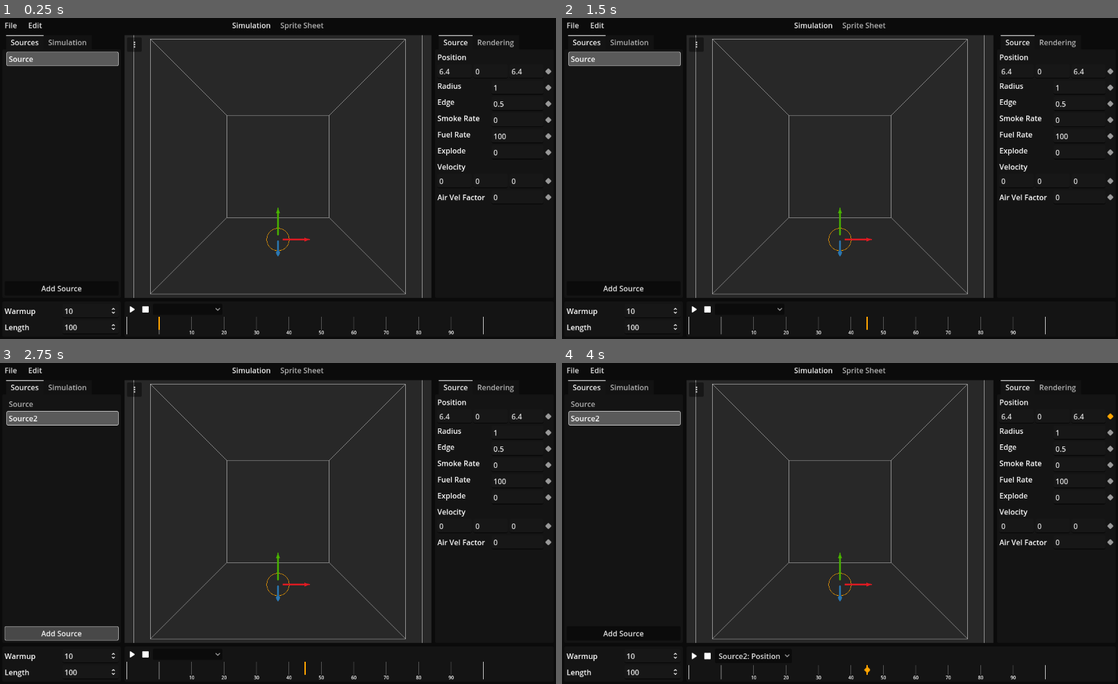
Above: before the commit, frames 1-4 (two rows, left to right).
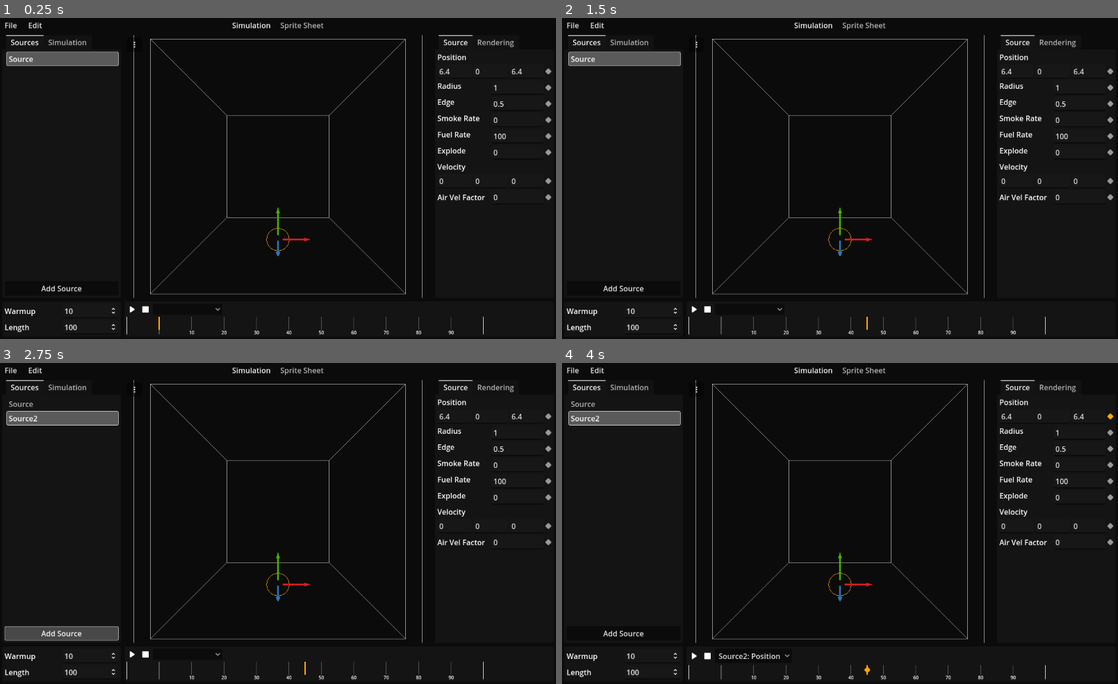
Above: after the commit, the same moments.

Repository: krokoschlange/Inferno3D
Game: Godot game, scene res://editor/main_editor.tscn
The game is run twice, just before and just after one commit, with the same random seed, the same clock (stepped at 60 frames per second) and the same inputs.
Inputs (mouse positions are in pixels of both pictures, inside the frame that each line leads up to):
- Up to frame 1 (0.25 s): no input
- Up to frame 2 (1.5 s): click (695, 310) at 0.5 s; click (695, 310) at 1.25 s
- Up to frame 3 (2.75 s): click "Add Source" at 2 s
- Up to frame 4 (4 s): click "⋮" at 2.75 s; click (1112, 417) at 3.5 s

The runs differ from the first frame. In frame 1, 44% of the frame differs, in the area x 22-78%, y 5-88%; in frame 2, 44%; in frame 3, 44%; in frame 4, 44%.
Error in both runs: Cannot call method 'sampler_create' on a null value. (res://simulation/fluids.gd:239)

Commit message:
add animation to render

Diff:
--- a/editor/main_editor.tscn
+++ b/editor/main_editor.tscn
@@ -529,6 +529,7 @@
 script = ExtResource("1_2jb7h")
 
 [node name="SubViewport" type="SubViewport" parent="MarginContainer/TabContainer/Simulation/Simulation/HSplitContainer/Control/SubViewportContainer"]
+transparent_bg = true
 handle_input_locally = false
 size = Vector2i(662, 568)
 render_target_update_mode = 4
--- a/editor/render_scene_vp.gd
+++ b/editor/render_scene_vp.gd
@@ -4,6 +4,9 @@
 @onready var render_scene: RenderScene = $SubViewport/RenderScene
 @onready var sub_viewport: SubViewport = $SubViewport
 @onready var viewport_options: ViewportOptions = $"../MarginContainer2/ViewportOptions"
+
+var preview: bool = false
+var render_mode: int = 0
 
 var render_resolution := Vector2i(128, 128):
 	set(value):
@@ -60,7 +63,9 @@
 	else:
 		stretch = true
 	#preview_check_box.set_pressed_no_signal(on)
+	set_render_mode(render_mode)
 	viewport_options.set_preview(on)
+	preview = on
 
 func set_pause(on: bool) -> void:
 	render_scene.pause_simulation(on)
@@ -71,3 +76,4 @@
 	var mask: int = base_mask | (1 << mode + 1)
 	sub_viewport.get_camera_3d().cull_mask = mask
 	viewport_options.set_render_mode(mode)
+	render_mode = mode
--- a/editor/sprite_sheet_generator.gd
+++ b/editor/sprite_sheet_generator.gd
@@ -24,6 +24,9 @@
 var processing: bool
 var skip_frame: int
 var grid_pos: Vector2i
+
+var was_preview: bool
+var was_at_frame: int
 
 @onready var grid_editor: Vector2iEditor = $"../../Container/MarginContainer/VBoxContainer/GridEditor"
 @onready var skip_editor: IntEditor = $"../../Container/MarginContainer/VBoxContainer/GridContainer/SkipEditor"
@@ -65,6 +68,8 @@
 
 func _process(delta: float) -> void:
 	if processing:
+		if AnimationHandler.current_frame < 0:
+			return
 		if skip_frame == 0:
 			copy_image()
 		skip_frame += 1
@@ -72,13 +77,15 @@
 			skip_frame = 0
 
 func generate() -> void:
+	was_preview = viewport.preview
+	was_at_frame = AnimationHandler.current_frame
 	viewport.set_preview(true)
 	viewport.set_pause(false)
 	resolution = viewport.render_resolution
 	skip_frames = skip_editor.value
 	grid = grid_editor.value
 	var total_res: Vector2i = resolution * grid
-	image = Image.create(total_res.x, total_res.y, false, Image.FORMAT_RGB8)
+	image = Image.create(total_res.x, total_res.y, false, Image.FORMAT_RGBA8)
 	albedo = Image.create(total_res.x, total_res.y, false, Image.FORMAT_RGBA8)
 	emission = Image.create(total_res.x, total_res.y, false, Image.FORMAT_RGB8)
 	normal = Image.create(total_res.x, total_res.y, false, Image.FORMAT_RGB8)
@@ -91,6 +98,8 @@
 
 	skip_frame = 0
 	grid_pos = Vector2i(0, 0)
+	AnimationHandler.playing = true
+	AnimationHandler.current_frame = -AnimationHandler.warmup
 	processing = true
 	smoke_sim.clear_simulation()
 	smoke_sim.run()
@@ -134,6 +143,9 @@
 		grid_pos.y += 1
 	if grid_pos.y >= grid.y:
 		processing = false
+		AnimationHandler.playing = false
+		AnimationHandler.current_frame = was_at_frame
+		viewport.set_preview(was_preview)
 		progress.end()
 
 
--- a/simulation/albedo_mat.tres
+++ b/simulation/albedo_mat.tres
@@ -18,6 +18,6 @@
 shader_parameter/ambient_light = Color(0.148438, 0.148438, 0.148438, 1)
 shader_parameter/light_samples = 50
 shader_parameter/light_step_size = 0.221702
-shader_parameter/frame_i = 550.0
-shader_parameter/density = SubResource("Texture3DRD_7bi2r")
+shader_parameter/frame_i = 71.0
+shader_parameter/density = SubResource("Texture3DRD_q3y5k")
 shader_parameter/blue_noise = ExtResource("3_2gcc7")
--- a/simulation/emission_mat.tres
+++ b/simulation/emission_mat.tres
@@ -18,9 +18,9 @@
 shader_parameter/samples = 500
 shader_parameter/step_size = 0.0443405
 shader_parameter/scatter_factor = 0.5
-shader_parameter/frame_i = 306.0
-shader_parameter/density = SubResource("Texture3DRD_7bi2r")
-shader_parameter/fuel = SubResource("Texture3DRD_1vjs4")
-shader_parameter/temperature = SubResource("Texture3DRD_0c5tn")
+shader_parameter/frame_i = 71.0
+shader_parameter/density = SubResource("Texture3DRD_q3y5k")
+shader_parameter/fuel = SubResource("Texture3DRD_grq88")
+shader_parameter/temperature = SubResource("Texture3DRD_5m484")
 shader_parameter/blackbody_lut = ExtResource("2_x3d3a")
 shader_parameter/blue_noise = ExtResource("3_7j632")
--- a/simulation/normal_mat.tres
+++ b/simulation/normal_mat.tres
@@ -14,6 +14,6 @@
 shader_parameter/samples = 500
 shader_parameter/step_size = 0.0443405
 shader_parameter/scatter_factor = 0.5
-shader_parameter/frame_i = 581.0
-shader_parameter/density = SubResource("Texture3DRD_pcwly")
+shader_parameter/frame_i = 71.0
+shader_parameter/density = SubResource("Texture3DRD_q3y5k")
 shader_parameter/blue_noise = ExtResource("2_gnfrd")
--- a/simulation/velocity_mat.tres
+++ b/simulation/velocity_mat.tres
@@ -17,8 +17,8 @@
 shader_parameter/samples = 500
 shader_parameter/step_size = 0.0443405
 shader_parameter/scatter_factor = 0.5
-shader_parameter/frame_i = 490.0
-shader_parameter/density = SubResource("Texture3DRD_rulf3")
-shader_parameter/fuel = SubResource("Texture3DRD_qmjal")
-shader_parameter/velocity = SubResource("Texture3DRD_7unal")
+shader_parameter/frame_i = 71.0
+shader_parameter/density = SubResource("Texture3DRD_q3y5k")
+shader_parameter/fuel = SubResource("Texture3DRD_grq88")
+shader_parameter/velocity = SubResource("Texture3DRD_rpu7h")
 shader_parameter/blue_noise = ExtResource("3_fapnv")
--- a/simulation/volumetric.gdshader
+++ b/simulation/volumetric.gdshader
@@ -110,12 +110,9 @@
 		}
 	}
 	float alpha = 1.0 - transparency;
-	if (length(emit) > 0.01) {
-		alpha = max(alpha, 0.01);
-	}
 	ALBEDO = smoke_color * diffuse * light_color + ambient_light;
-	EMISSION = emit / alpha;
-	ALPHA = alpha;
+	EMISSION = emit;
+	ALPHA = max(alpha, min(length(emit), 1.0));
 }
 
 void light() {
--- a/simulation/volumetric.tres
+++ b/simulation/volumetric.tres
@@ -24,9 +24,9 @@
 shader_parameter/ambient_light = Color(0.148438, 0.148438, 0.148438, 1)
 shader_parameter/light_samples = 50
 shader_parameter/light_step_size = 0.221702
-shader_parameter/frame_i = 170.0
-shader_parameter/density = SubResource("Texture3DRD_7bi2r")
-shader_parameter/fuel = SubResource("Texture3DRD_1vjs4")
-shader_parameter/temperature = SubResource("Texture3DRD_0c5tn")
+shader_parameter/frame_i = 71.0
+shader_parameter/density = SubResource("Texture3DRD_q3y5k")
+shader_parameter/fuel = SubResource("Texture3DRD_grq88")
+shader_parameter/temperature = SubResource("Texture3DRD_5m484")
 shader_parameter/blackbody_lut = ExtResource("2_pe2vd")
 shader_parameter/blue_noise = ExtResource("2_yy8t1")
Not shown: 3 places in editor/render_scene.tscn that only renumber resources
Not shown: 1 places in simulation/albedo_mat.tres that only renumber resources
Not shown: 1 places in simulation/emission_mat.tres that only renumber resources
Not shown: 1 places in simulation/normal_mat.tres that only renumber resources
Not shown: 1 places in simulation/velocity_mat.tres that only renumber resources
Not shown: 1 places in simulation/volumetric.tres that only renumber resources
